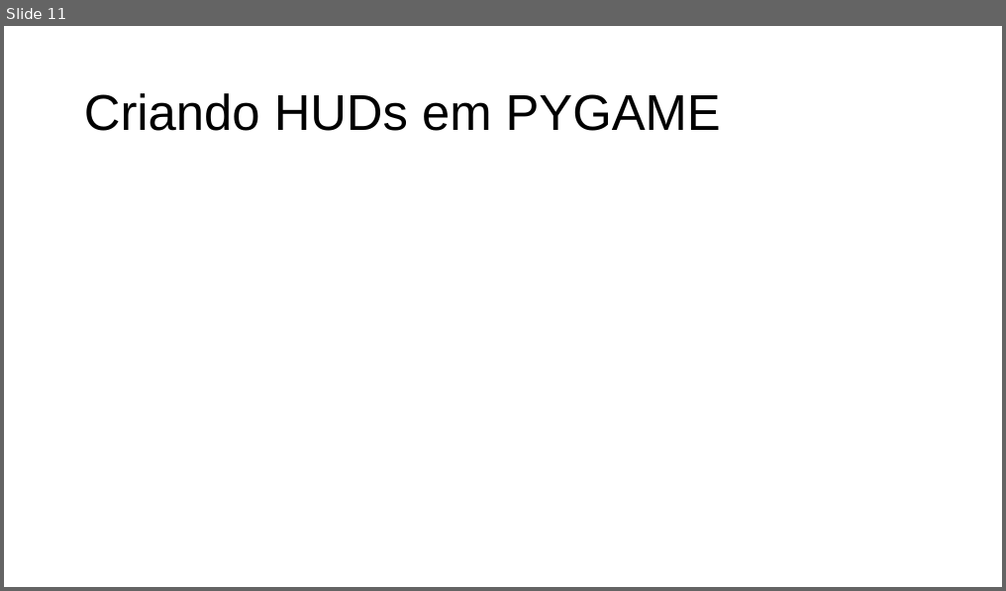
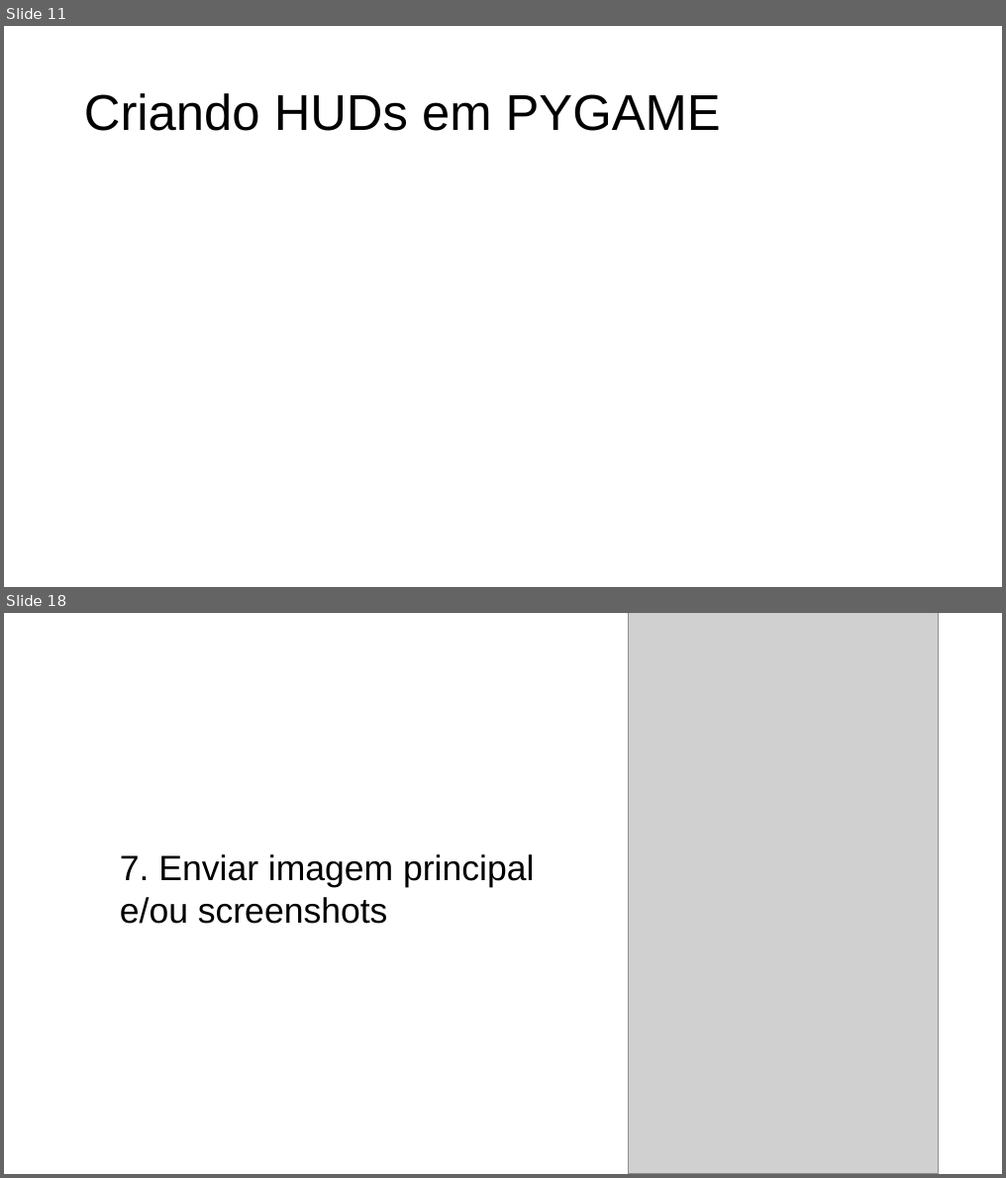
Before and after one commit to Victor7095/flappy-bird-pygame, a slide deck: slide_flappy_bird.pdf.odp. Shown one above the other, each under a label of ours: slide 11 before the commit, slides 11 and 18 after it; the slides between them are not shown. The pictures are 1006x591 and 1006x1178 pixels, drawn with LibreOffice and Linux fonts; fonts in the diff are those of the drawing; grey boxes stand for pictures. Boxes give left, top, right and bottom in pixels: in the first picture for what was removed or moved away, otherwise in the second. Text is boxed around its words. In the diff, an @@ line names an element or a change of style, - is before the commit and + after.

```diff
--- a/slide_flappy_bird.pdf.odp
+++ b/slide_flappy_bird.pdf.odp
@@ slide 18 added at (4, 613, 1002, 1174), background #FFFFFF @@
@@ picture added at (628, 613, 938, 1174) @@
@@ text added at (120, 855, 534, 924), 28 pt, text #000000 @@
+7. Enviar imagem principal e/ou screenshots
```
Also in this commit, not shown: 9 slides changed, 6 other slides added.
